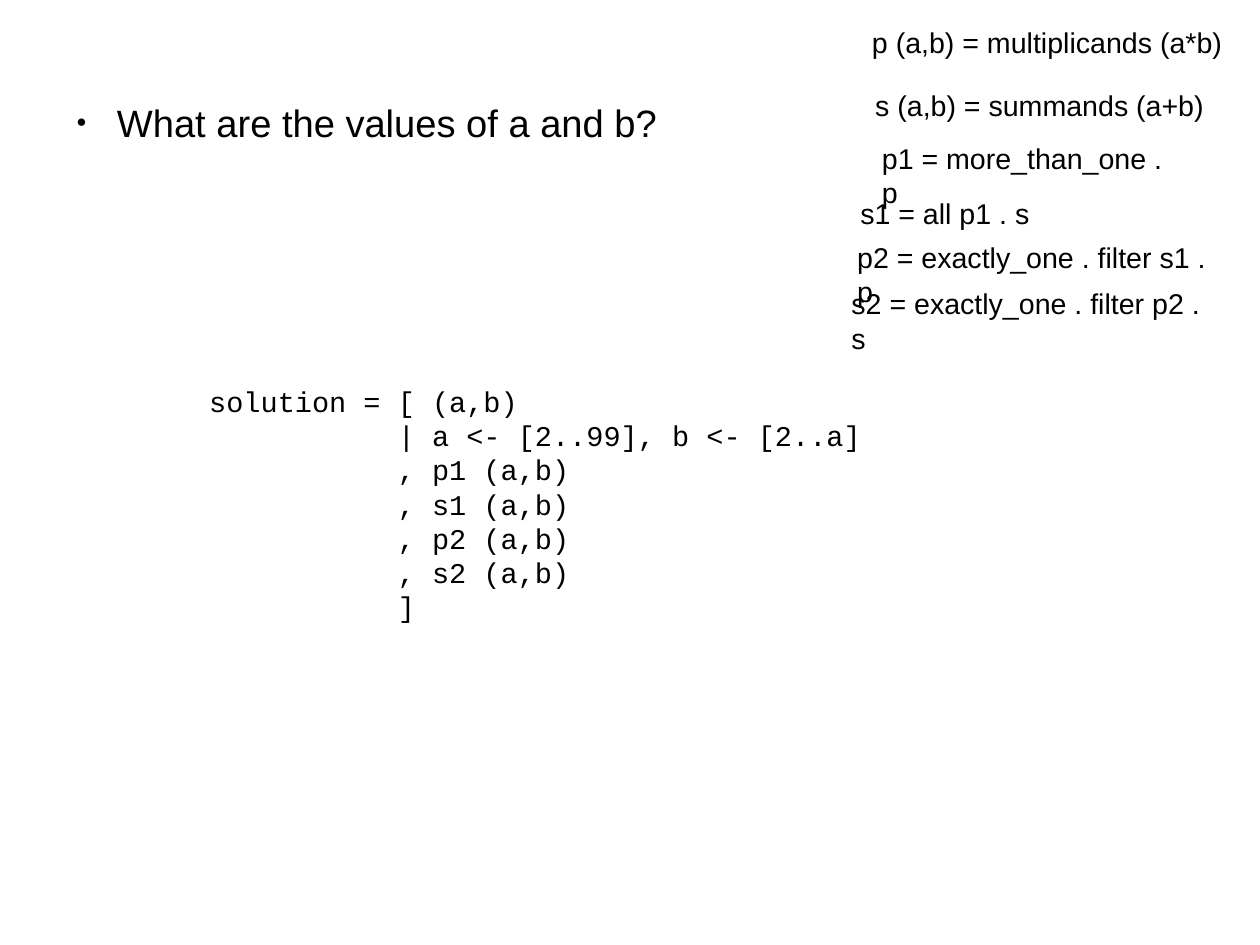
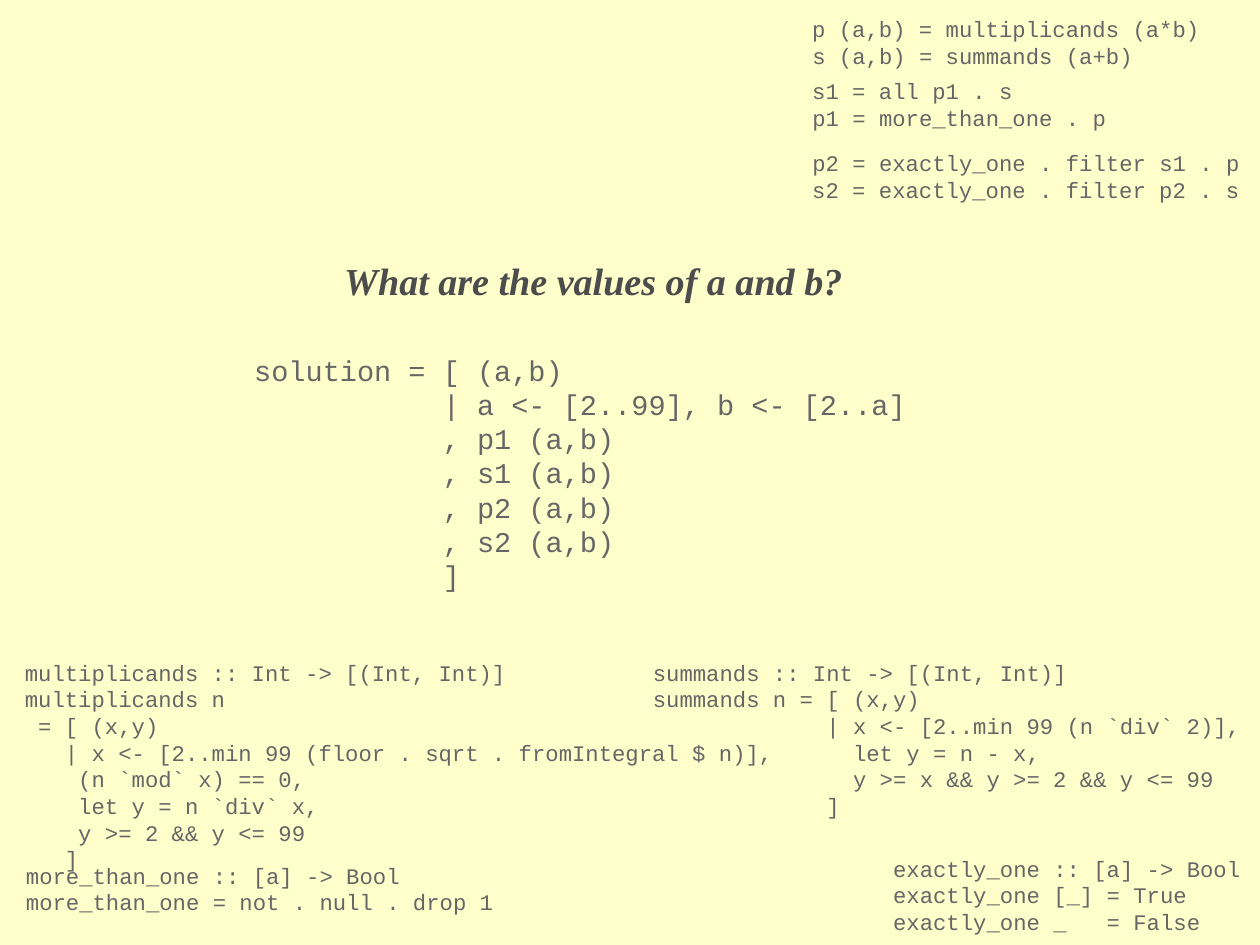
Before and after one commit to TristanAllwood/apbs_puzzle, a slide deck: slide 14 of london_hug.odp. Drawn at 1260x945 pixels with LibreOffice and Linux fonts; fonts in the diff are those of the drawing. Boxes give left, top, right and bottom in pixels: in the first picture for what was removed or moved away, otherwise in the second. Text is boxed around its words. In the diff, an @@ line names an element or a change of style, - is before the commit and + after.

Commit message:
Talk.

```diff
--- a/london_hug.odp
+++ b/london_hug.odp
@@ background #FFFFFF to #FFFFCC @@
@@ text "p (a,b) = multiplicands (a*b)" moved from (x1=872, y1=32, x2=1222, y2=59) to (x1=812, y1=21, x2=1200, y2=42) @@
@@ text "s (a,b) = summands (a+b)" moved from (x1=875, y1=95, x2=1203, y2=122) to (x1=812, y1=48, x2=1133, y2=69) @@
@@ size 18 to 14 pt, font Arial to Courier New, text colour #000000 to #666666 in 6 elements at (x1=812, y1=21, x2=1200, y2=42), (x1=812, y1=48, x2=1133, y2=69), (x1=812, y1=110, x2=1106, y2=131), (x1=812, y1=155, x2=1239, y2=176), (x1=812, y1=182, x2=1239, y2=203), (x1=812, y1=83, x2=1012, y2=104) @@
@@ text "s1 = all p1 . ..." moved from (x1=860, y1=202, x2=1029, y2=230) to (x1=812, y1=83, x2=1012, y2=104) @@
@@ text "p1 = more_than_one . p" moved from (x1=882, y1=148, x2=1146, y2=209) to (x1=812, y1=110, x2=1106, y2=131) @@
@@ text "p2 = exactly_one . filter ..." moved from (x1=857, y1=247, x2=1190, y2=308) to (x1=812, y1=155, x2=1239, y2=176) @@
@@ text "s2 = exactly_one . filter ..." moved from (x1=851, y1=293, x2=1184, y2=350) to (x1=812, y1=182, x2=1239, y2=203) @@
@@ text "What are the values of ..." moved from (x1=117, y1=109, x2=656, y2=138) to (x1=344, y1=268, x2=842, y2=303) @@
@@ text "What are the values of ..." at (x1=344, y1=268, x2=842, y2=303): font Arial to Times New Roman, text colour #000000 to #4C4C4C, bold on, italic on; bullet ● to none; less space between paragraphs @@
@@ text "solution = [ (a,b)" moved from (x1=209, y1=391, x2=861, y2=589) to (x1=254, y1=360, x2=906, y2=558) @@
@@ text "solution = [ (a,b)" at (x1=254, y1=360, x2=906, y2=558): text colour #000000 to #666666 @@
@@ text added at (x1=25, y1=665, x2=772, y2=846), 14 pt, text #666666 @@
+multiplicands :: Int -> [(Int, Int)]
+multiplicands n
+= [ (x,y)
+| x <- [2..min 99 (floor . sqrt . fromIntegral $ n)],
+(n `mod` x) == 0,
+let y = n `div` x,
+y >= 2 && y <= 99
+]
@@ text added at (x1=653, y1=665, x2=1240, y2=792), 14 pt, text #666666 @@
+summands :: Int -> [(Int, Int)]
+summands n = [ (x,y)
+| x <- [2..min 99 (n `div` 2)],
+let y = n - x,
+y >= x && y >= 2 && y <= 99
+]
@@ text added at (x1=26, y1=868, x2=493, y2=915), 14 pt, text #666666 @@
+more_than_one :: [a] -> Bool
+more_than_one = not . null . drop 1
@@ text added at (x1=893, y1=861, x2=1240, y2=935), 14 pt, text #666666 @@
+exactly_one :: [a] -> Bool
+exactly_one [_] = True
+exactly_one _ = False
```
Also in this commit, not shown: 8 other slides changed, 5 slides added, 5 slides removed.
